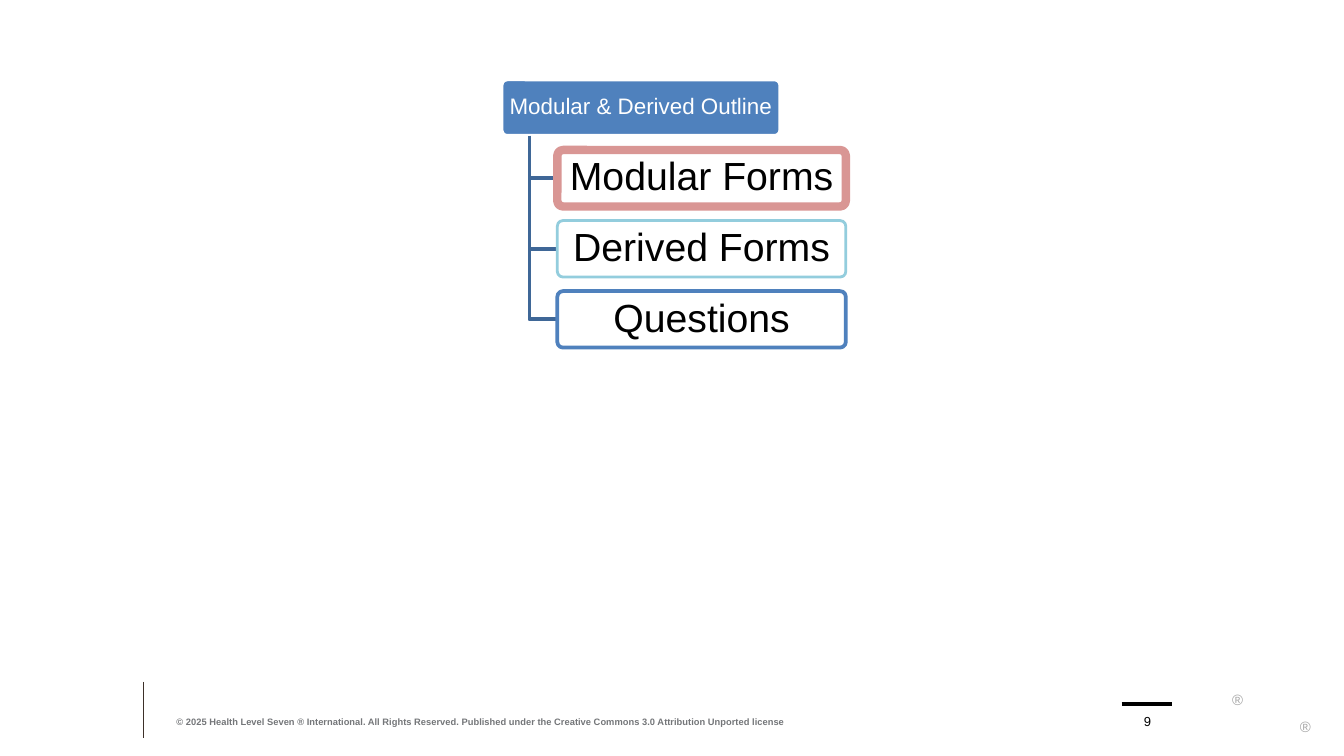
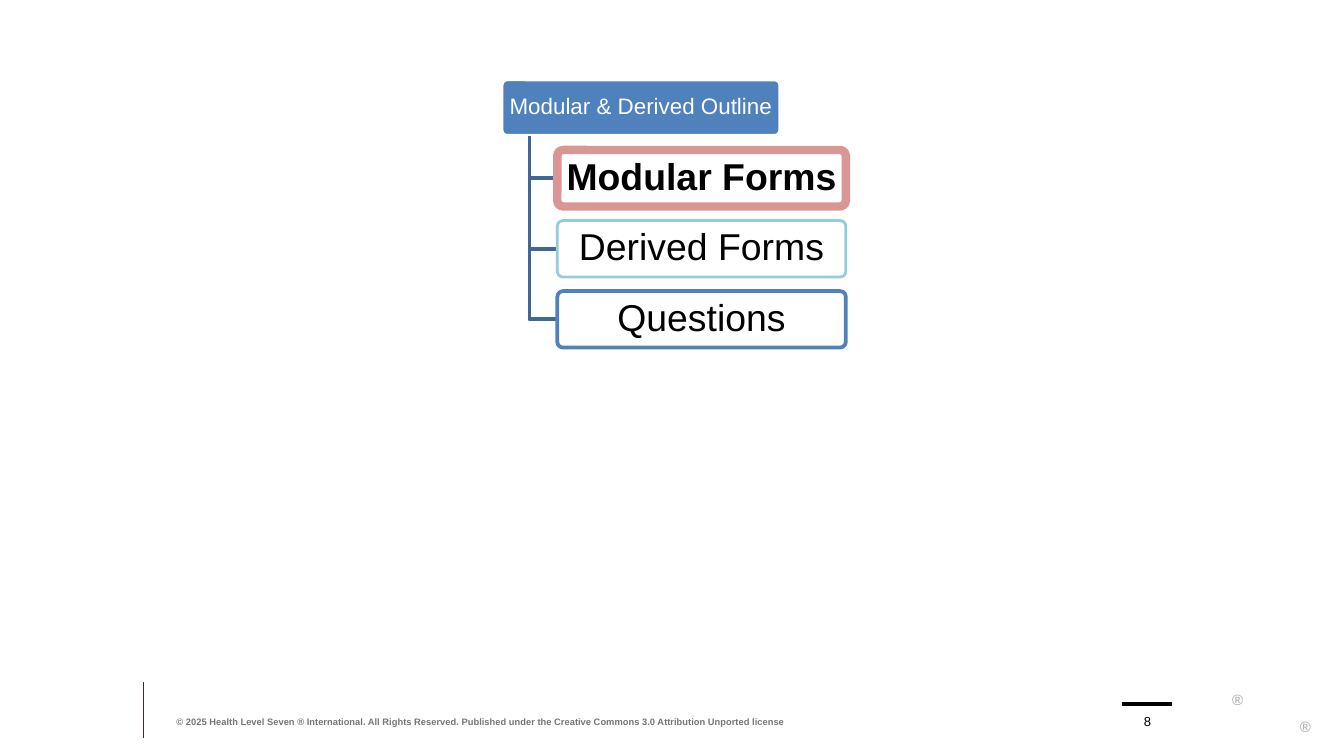
Before and after one commit to FHIR/documents, a slide deck: slide 8 of presentations/sdc/8-SDC-Modular-and-Derived-Forms.pptx (slide 9 before the commit). Drawn at 1344x756 pixels with LibreOffice and Linux fonts; fonts in the diff are those of the drawing; background and template pictures are left out. Boxes give left, top, right and bottom in pixels: in the first picture for what was removed or moved away, otherwise in the second. Text is boxed around its words. In the diff, an @@ line names an element or a change of style, - is before the commit and + after.

```diff
--- a/presentations/sdc/8-SDC-Modular-and-Derived-Forms.pptx
+++ b/presentations/sdc/8-SDC-Modular-and-Derived-Forms.pptx
@@ text "Modular Forms" at (567,163,836,191): size 21 to 20 pt, bold on @@
@@ text "Derived Forms" at (579,233,824,261): size 21 to 20 pt @@
@@ text "Questions" at (617,304,785,338): size 21 to 20 pt @@
```
Also in this commit, not shown: 5 other slides changed, 1 slide added, 10 other files.
